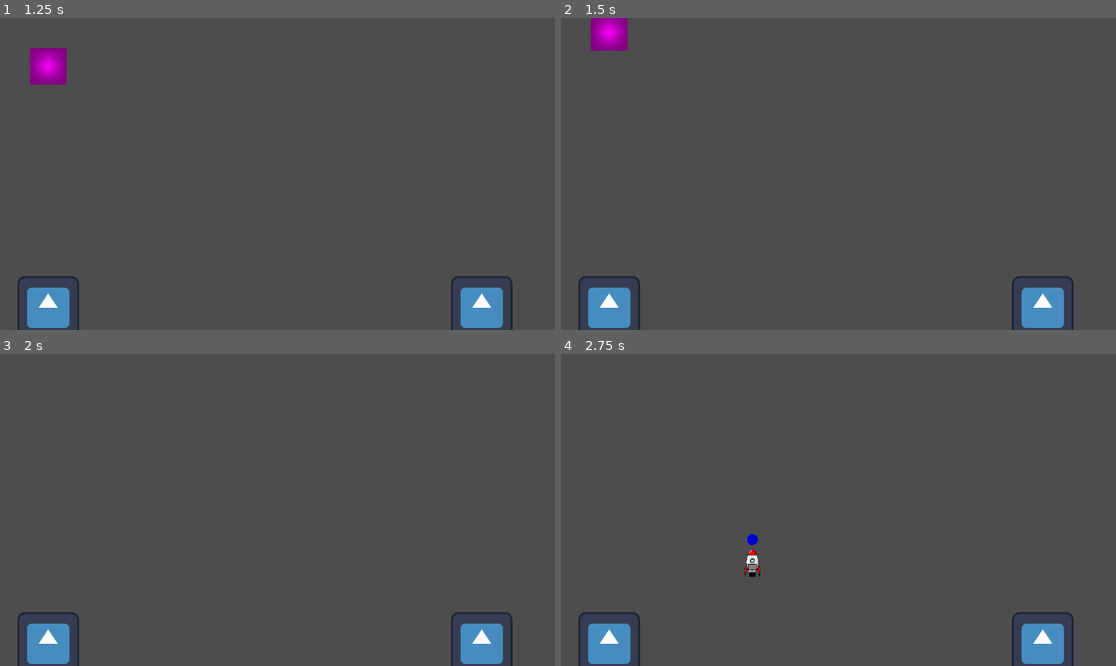
Above: before the commit, frames 1-4 (two rows, left to right).
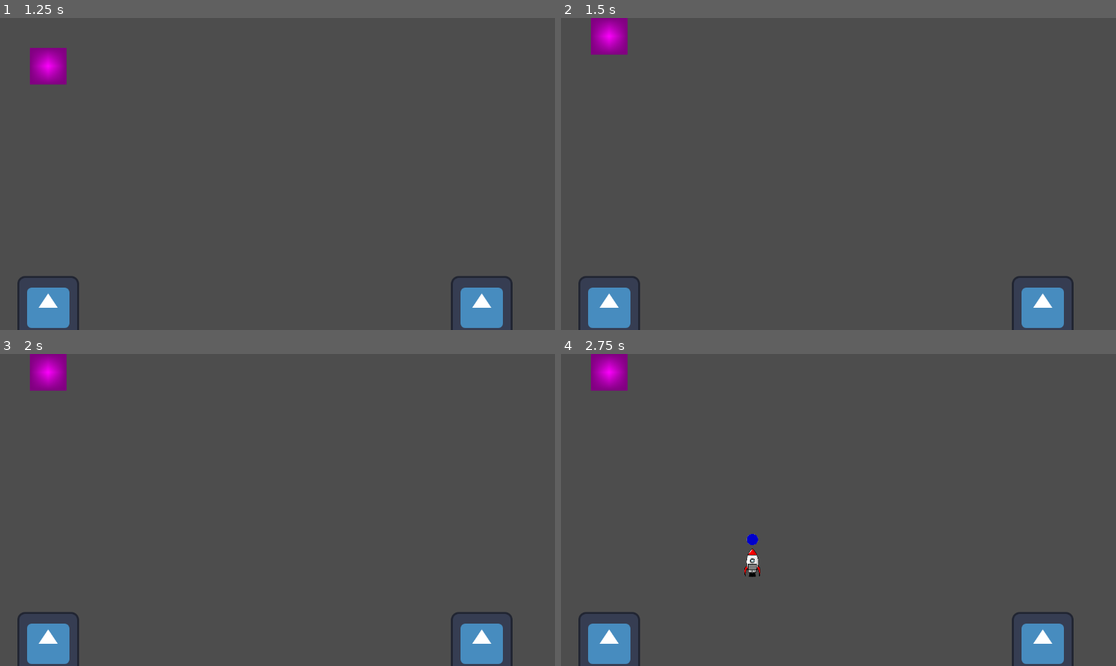
Above: after the commit, the same moments.

Repository: kylekolp/GMTKGameJam2026
Game: Godot game, scene res://src/core/MainGame.tscn
Same seed, same stepped clock (60 frames per second), same inputs: the game is played once before the commit and once after it. The engine's default icon, where the game draws it, is replaced by a stand-in: a white triangle on a blue panel in a dark square. Sound files missing from this copy of the repository are replaced by a short silence.
Inputs (mouse positions are in pixels of both pictures, inside the frame that each line leads up to):
- Up to frame 1 (1.25 s): click "Start Game" at 0.5 s
- Up to frame 2 (1.5 s): tap Enter at 1.25 s; move the mouse to (810, 236) at 1.27 s; hold W (Move_Up) from 1.28 s (still down)
- Up to frame 3 (2 s): keep holding W (Move_Up)
- Up to frame 4 (2.75 s): keep holding W (Move_Up); tap Space at 2 s; move the mouse to (1005, 556) at 2.02 s

Frame 1 is identical in both runs. In frame 2, 0.1% of the frame differs, in the area x 5-13%, y 0-12%; in frame 3, 0.8%; in frame 4, 0.8%.

Commit message:
clamp player position inside of viewport

Diff:
--- a/src/gameplay/entities/player/Entity_Player.gd
+++ b/src/gameplay/entities/player/Entity_Player.gd
@@ -21,6 +21,13 @@
 	velocity = direction * movement_speed
 
 	move_and_slide()
+
+	var screen_size = get_viewport_rect().size
+	var half_sprite_size = $Sprite2D.texture.get_size() * $Sprite2D.scale / 2
+
+	position.x = clamp(position.x, half_sprite_size.x, screen_size.x - half_sprite_size.x)
+	position.y = clamp(position.y, half_sprite_size.y, screen_size.y - half_sprite_size.y)
+
 
 func start_drawing(rocket : Entity_Rocket) -> Entity_Rope:
 	if currentRope == null:
